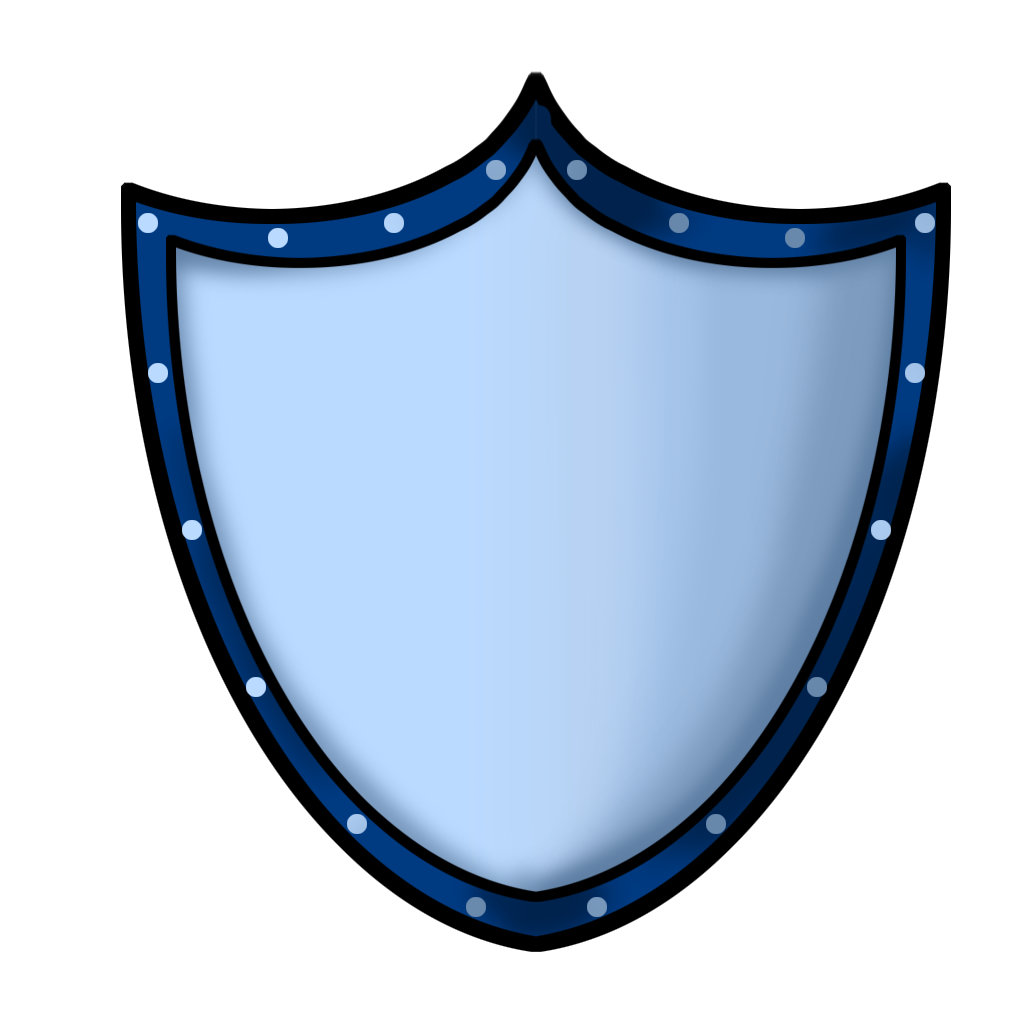
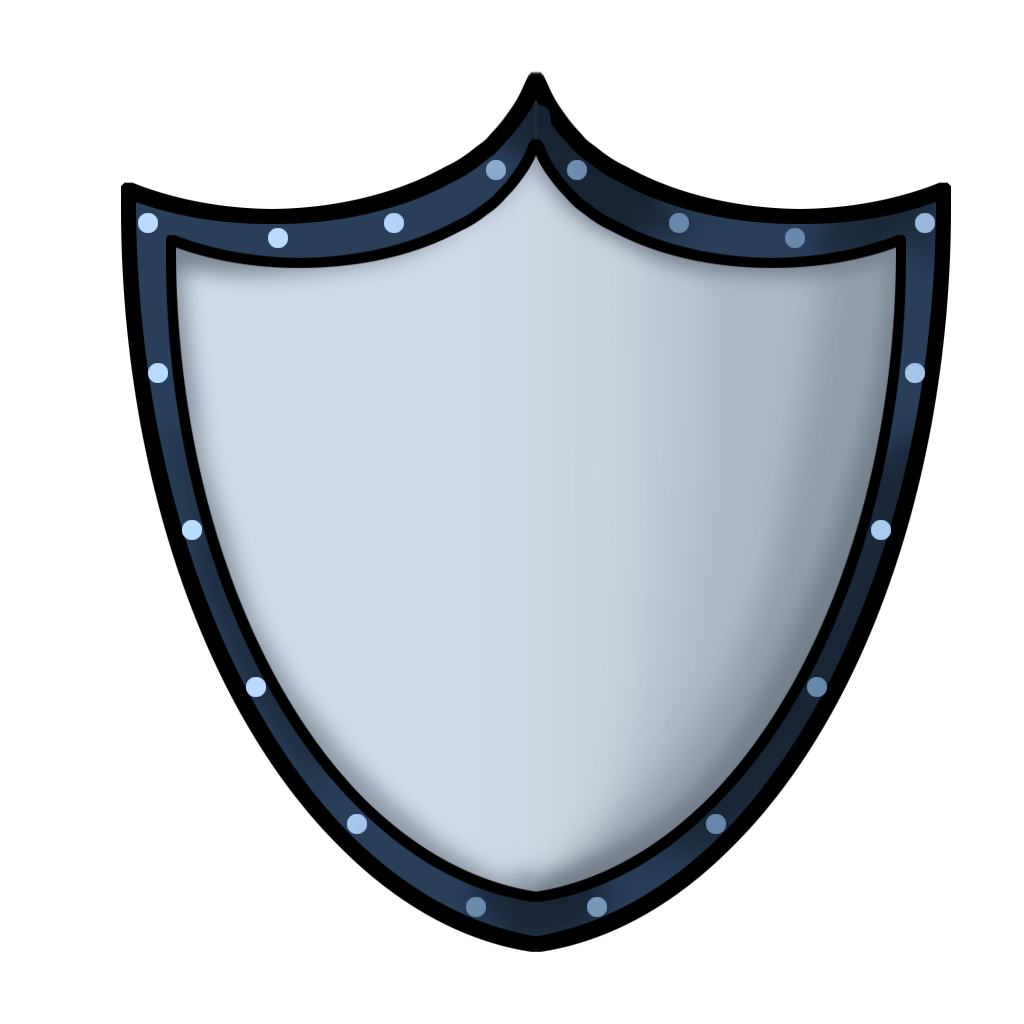
Layer changes from the first 1024px x 1024px image to the second:
painted on "레이어 2 복사 3" over [171, 142, 901, 897]
painted on "레이어 2" over [136, 99, 936, 937]
